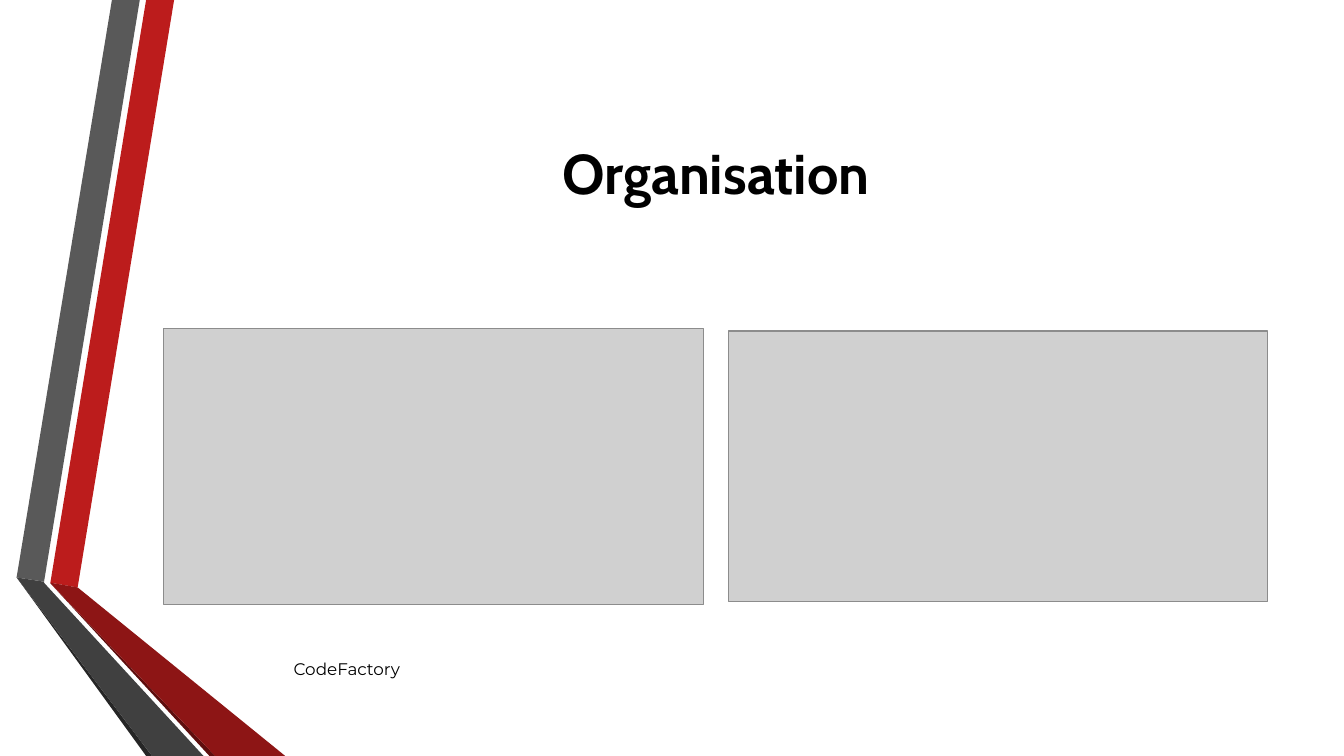
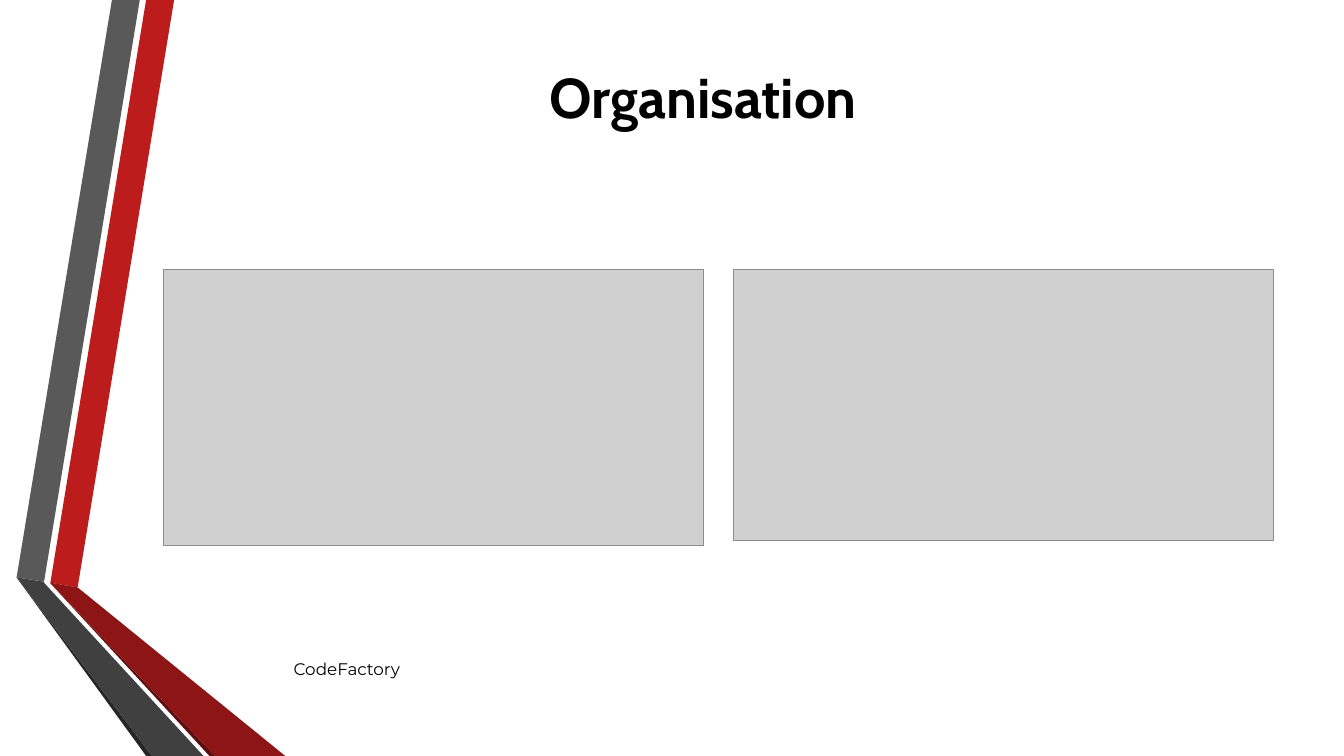
Before and after one commit to Ashmouth/IL, a slide deck: slide 3 of Diaporama/Ingénierie logiciel eCours.pptx. Drawn at 1344x756 pixels with LibreOffice and Linux fonts; fonts in the diff are those of the drawing; grey boxes stand for pictures; background and template pictures are left out. Boxes give left, top, right and bottom in pixels: in the first picture for what was removed or moved away, otherwise in the second. Text is boxed around its words. In the diff, an @@ line names an element or a change of style, - is before the commit and + after.

```diff
--- a/Diaporama/Ingénierie logiciel eCours.pptx
+++ b/Diaporama/Ingénierie logiciel eCours.pptx
@@ title "Organisation": place and size @@
-title "Organisation" at (562, 154, 869, 207)
+title "Organisation" at (549, 78, 856, 131)
@@ picture: place and size @@
-picture at (163, 329, 703, 605)
+picture at (163, 270, 703, 546)
@@ picture: place and size @@
-picture at (729, 331, 1268, 601)
+picture at (734, 270, 1273, 540)
```
Also in this commit, not shown: 10 other slides changed, 1 slide added, 2 other files.
